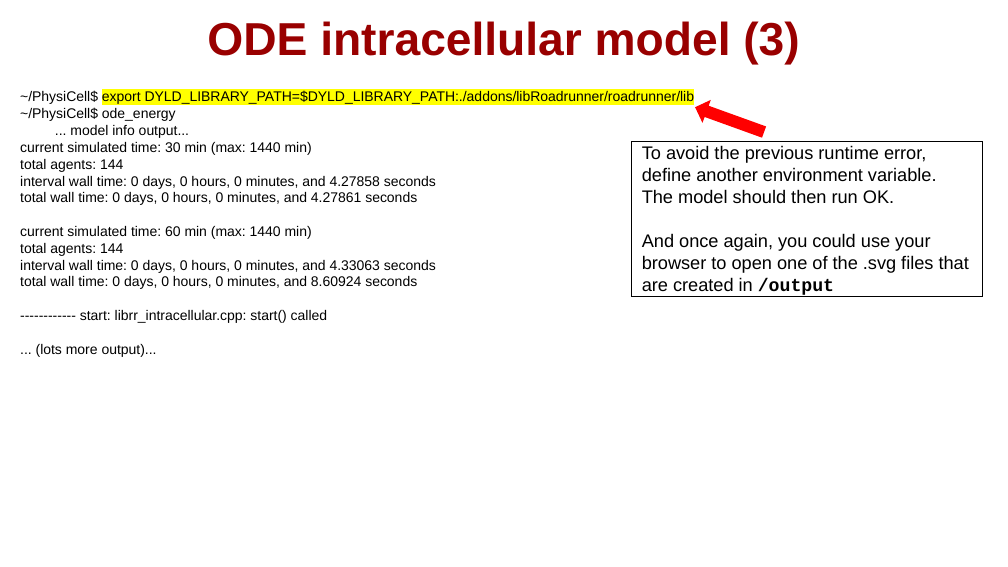
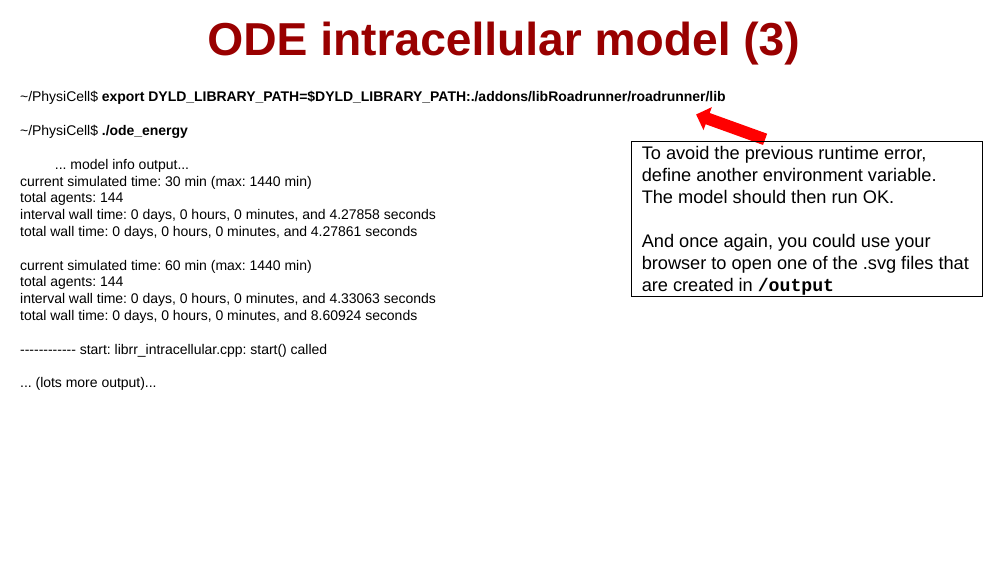
Before and after one commit to physicell-training/ws2021, a slide deck: slide 27 of pptx_source/PhysiCell_ws2021_macOS_setup.pptx. Drawn at 1008x567 pixels with LibreOffice and Linux fonts; fonts in the diff are those of the drawing; background and template pictures are left out. Boxes give left, top, right and bottom in pixels: in the first picture for what was removed or moved away, otherwise in the second. Text is boxed around its words. In the diff, an @@ line names an element or a change of style, - is before the commit and + after.

```diff
--- a/pptx_source/PhysiCell_ws2021_macOS_setup.pptx
+++ b/pptx_source/PhysiCell_ws2021_macOS_setup.pptx
@@ text at [20,90,725,104]: highlight #FFFF00 to none, bold on in "export DYLD_LIBRARY_PATH=$DYLD_LIBRARY_PATH:./addons/libRoad ..." @@
@@ down arrow: place and size @@
-down arrow at [692,97,767,142]
+down arrow at [693,104,768,149]
@@ text at [20,124,188,138]: text changed @@
-~/PhysiCell$ ode_energy
+~/PhysiCell$ ./ode_energy
```
Also in this commit, not shown: 21 other slides changed, 6 slides added.
